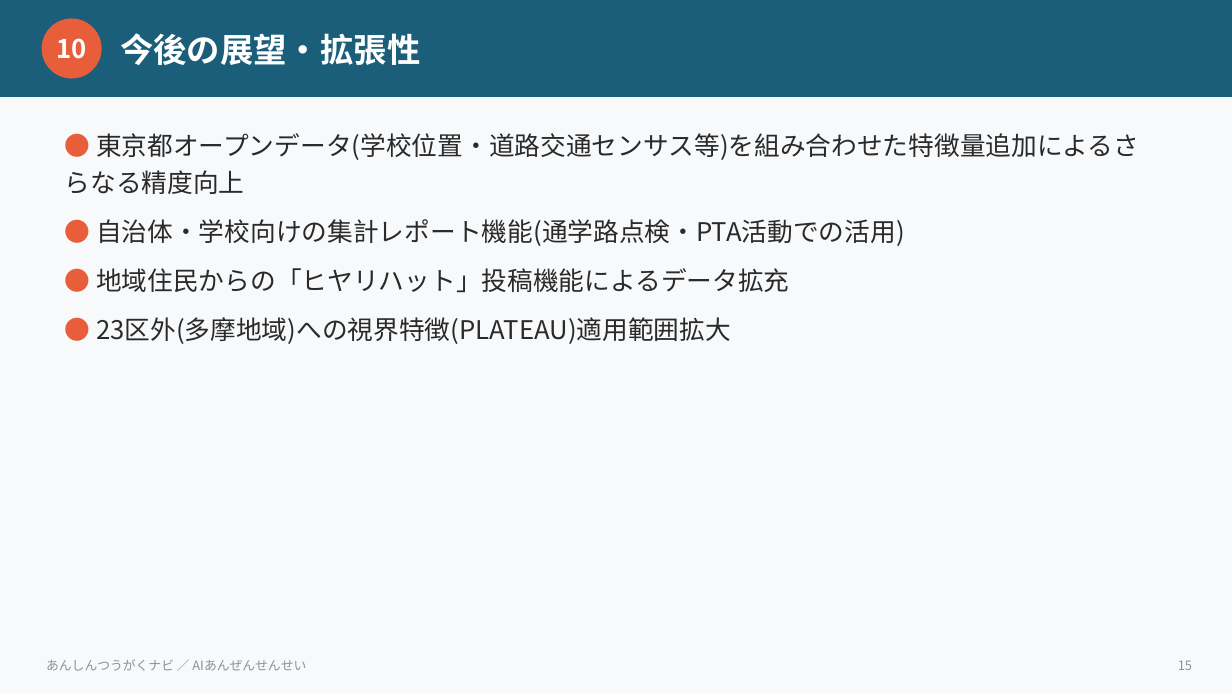
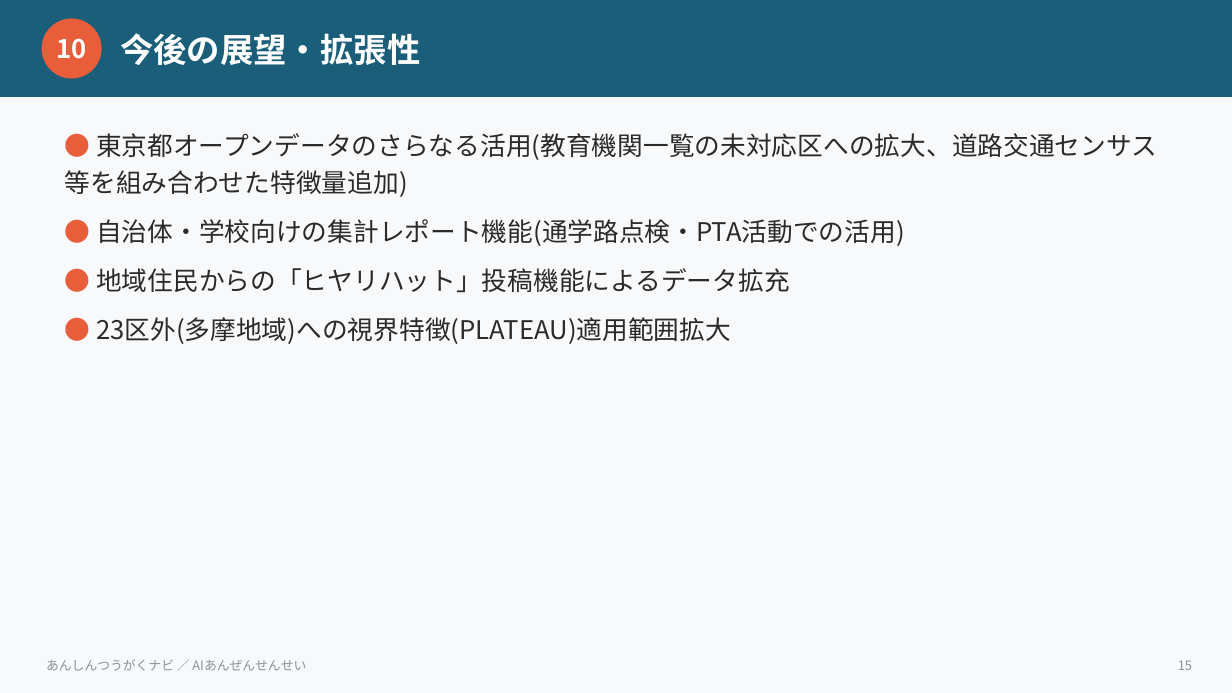
Before and after one commit to niikun/tsugaku-navi, a slide deck: slide 15 of HACKATHON_SLIDES.pptx. Drawn at 1232x693 pixels with LibreOffice and Linux fonts; fonts in the diff are those of the drawing. Boxes give left, top, right and bottom in pixels: in the first picture for what was removed or moved away, otherwise in the second. Text is boxed around its words. In the diff, an @@ line names an element or a change of style, - is before the commit and + after.

```diff
--- a/HACKATHON_SLIDES.pptx
+++ b/HACKATHON_SLIDES.pptx
@@ text at <box>65,133,1157,197</box>: text changed @@
-● 東京都オープンデータ(学校位置・道路交通センサス等)を組み合わせた特徴量追加によるさらなる精度向上
+● 東京都オープンデータのさらなる活用(教育機関一覧の未対応区への拡大、道路交通センサス等を組み合わせた特徴量追加)
```
Also in this commit, not shown: 3 other slides changed, 40 other files.
